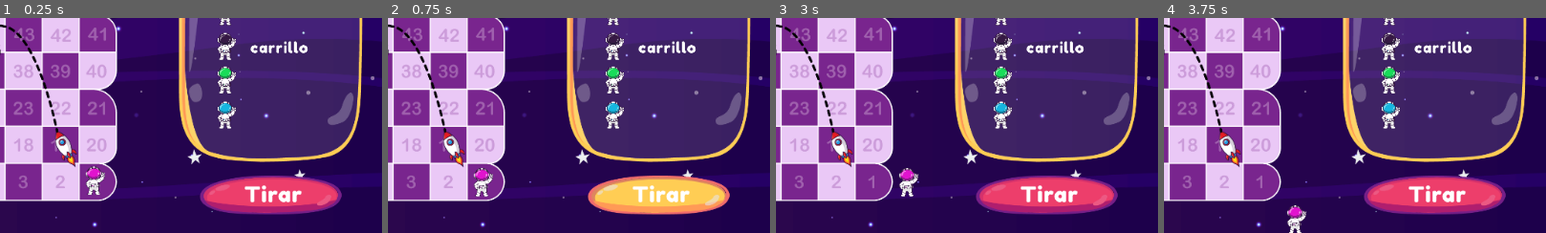
Above: before the commit, frames 1-4 (left to right).
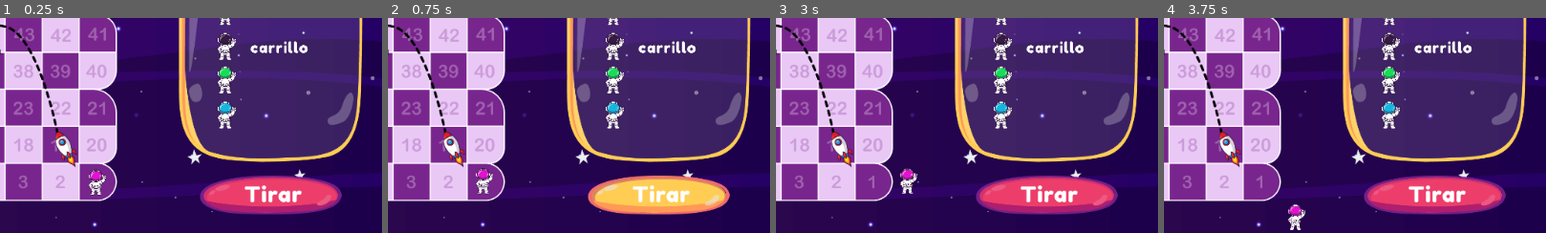
Above: after the commit, the same moments.

Repository: carrilloycardenas/Carrera-espacial
Game: Godot game, scene res://tablero/tablero.tscn
Two runs of this game, one before a commit and one after it. Both use one fixed random seed, a clock stepped at 60 frames per second and the inputs below. The project has no main scene, so this scene is started directly.
Inputs (mouse positions are % of the whole screen's width and height, from its top left):
- Up to frame 1 (0.25 s): no input
- Up to frame 2 (0.75 s): click (81, 91) at 0.5 s
- Up to frame 3 (3 s): click (86, 9) at 1.25 s; click (80, 9) at 2 s; tap Enter at 2.75 s; hold Right (ui_right) from 2.78 s (still down)
- Up to frame 4 (3.75 s): tap Space at 3.5 s; release Right (ui_right) at 3.53 s; hold Down (ui_down) from 3.53 s (still down)
The pictures show only the part of the screen within x 45-95%, y 50-100%; the shares and areas given below are measured in that part.

The runs differ from the first frame. In frame 1, 0.5% of the frame differs, in the area x 22-28%, y 68-83%; in frame 2, 0.4%; in frame 3, 0.3%; in frame 4, 0.4%.

Commit message:
Correct pixel advance

Diff:
--- a/sprites/astro1.gd
+++ b/sprites/astro1.gd
@@ -4,21 +4,21 @@
 # Declare member variables here. Examples:
 # var a = 2
 # var b = "text"
-var currPos = [576,552]
+var currPos = [579,546]
 
 # Called when the node enters the scene tree for the first time.
 func _input(event):
 	if event.is_action_pressed("ui_right"):
-		currPos[0] += 50
+		currPos[0] += 48.5
 		#get_node("Sprite").look_at(self.position + Vector2(1,0))
 	elif event.is_action_pressed("ui_left"):
-		currPos[0] -= 50
+		currPos[0] -= 48.5
 		#get_node("Sprite").look_at(self.position + Vector2(-1,0))
 	elif event.is_action_pressed("ui_up"):
-		currPos[1] -= 50
+		currPos[1] -= 48.5
 		#get_node("Sprite").look_at(self.position + Vector2(0,-1))
 	elif event.is_action_pressed("ui_down"):
-		currPos[1] += 50
+		currPos[1] += 48.5
 		#get_node("Sprite").look_at(self.position + Vector2(0,1))
 
 	self.position = Vector2(currPos[0], currPos[1])
--- a/tablero/tablero.tscn
+++ b/tablero/tablero.tscn
@@ -141,4 +141,5 @@
 texture = ExtResource( 11 )
 
 [node name="astro1" parent="." instance=ExtResource( 19 )]
-position = Vector2( 576, 550 )
+position = Vector2( 580, 548 )
+scale = Vector2( 0.9, 0.9 )
